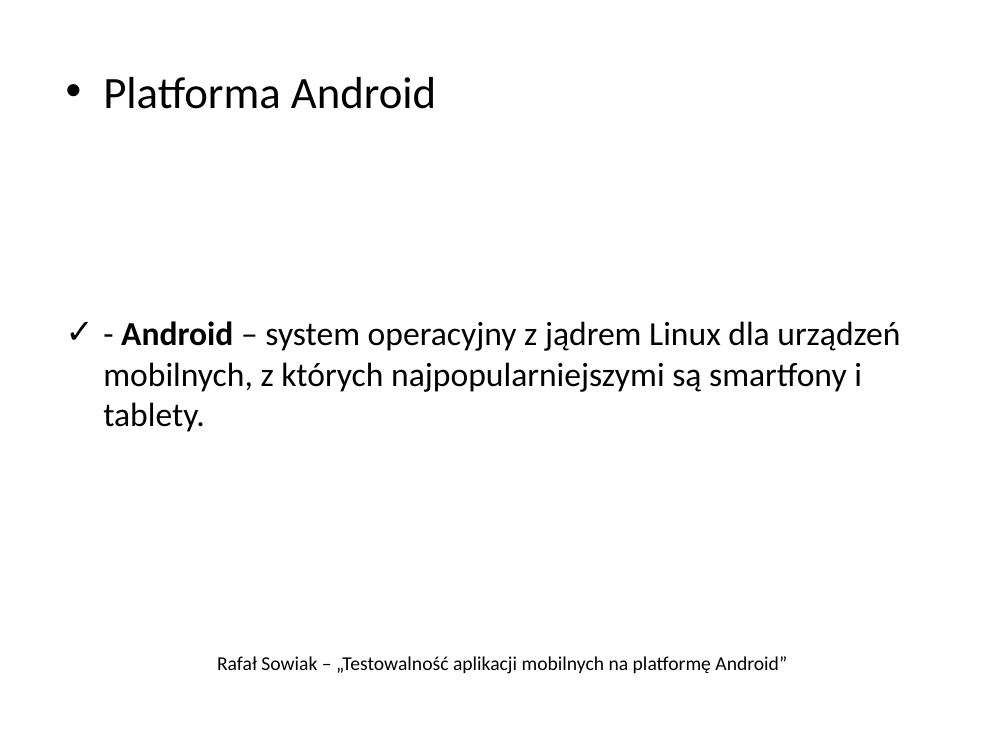
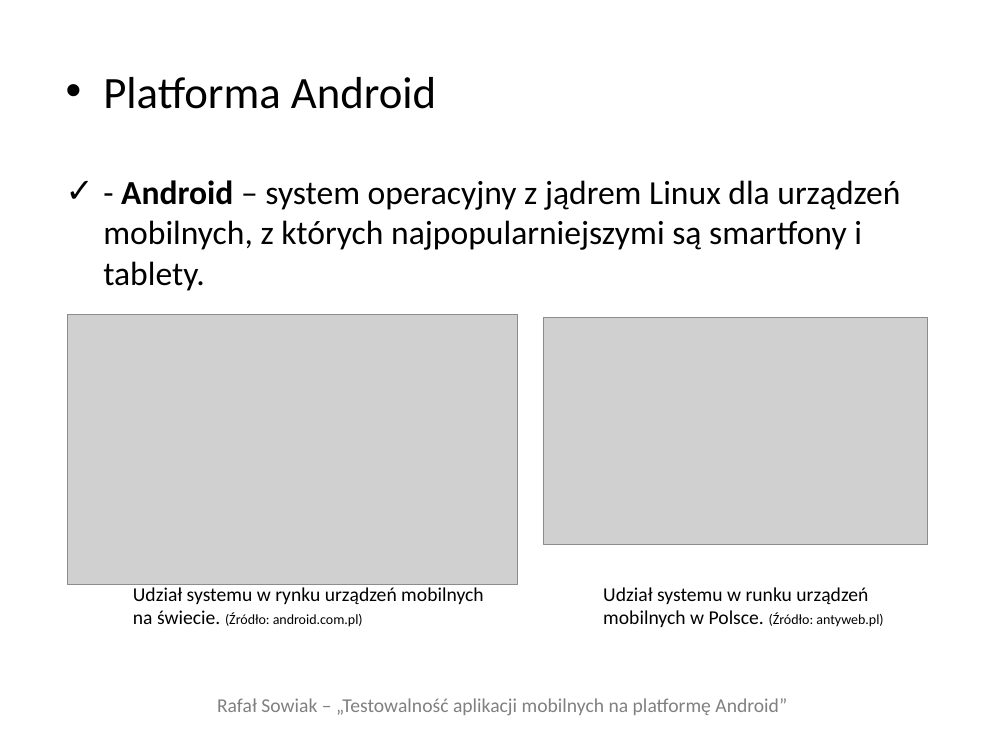
Before and after one commit to adventurewrites/mgr_info, a slide deck: slide 3 of rafal-sowiak-prezentacja-v1.pptx (slide 2 before the commit). Drawn at 1008x756 pixels with LibreOffice and Linux fonts; fonts in the diff are those of the drawing; grey boxes stand for pictures. Boxes give left, top, right and bottom in pixels: in the first picture for what was removed or moved away, otherwise in the second. Text is boxed around its words. In the diff, an @@ line names an element or a change of style, - is before the commit and + after.

```diff
--- a/rafal-sowiak-prezentacja-v1.pptx
+++ b/rafal-sowiak-prezentacja-v1.pptx
@@ text "Platforma Android" rewrapped from (x1=103, y1=77, x2=900, y2=432) to (x1=103, y1=77, x2=900, y2=291) @@
@@ picture added at (x1=68, y1=314, x2=517, y2=585) @@
@@ picture added at (x1=543, y1=318, x2=927, y2=545) @@
@@ text added at (x1=133, y1=584, x2=484, y2=627), 14 pt, text #000000 @@
+Udział systemu w rynku urządzeń mobilnych
+na świecie. (Źródło: android.com.pl)
@@ text added at (x1=603, y1=587, x2=883, y2=627), 14 pt, text #000000 @@
+Udział systemu w runku urządzeń mobilnych w Polsce. (Źródło: antyweb.pl)
@@ title "Rafał Sowiak – „Testowalność aplikacji ..." moved from (x1=217, y1=656, x2=787, y2=674) to (x1=217, y1=698, x2=787, y2=716) @@
@@ title "Rafał Sowiak – „Testowalność aplikacji ..." at (x1=217, y1=698, x2=787, y2=716): text colour #000000 to #808080 @@
```
Also in this commit, not shown: 7 other slides changed, 3 slides added, 8 slides removed, 3 other files.
